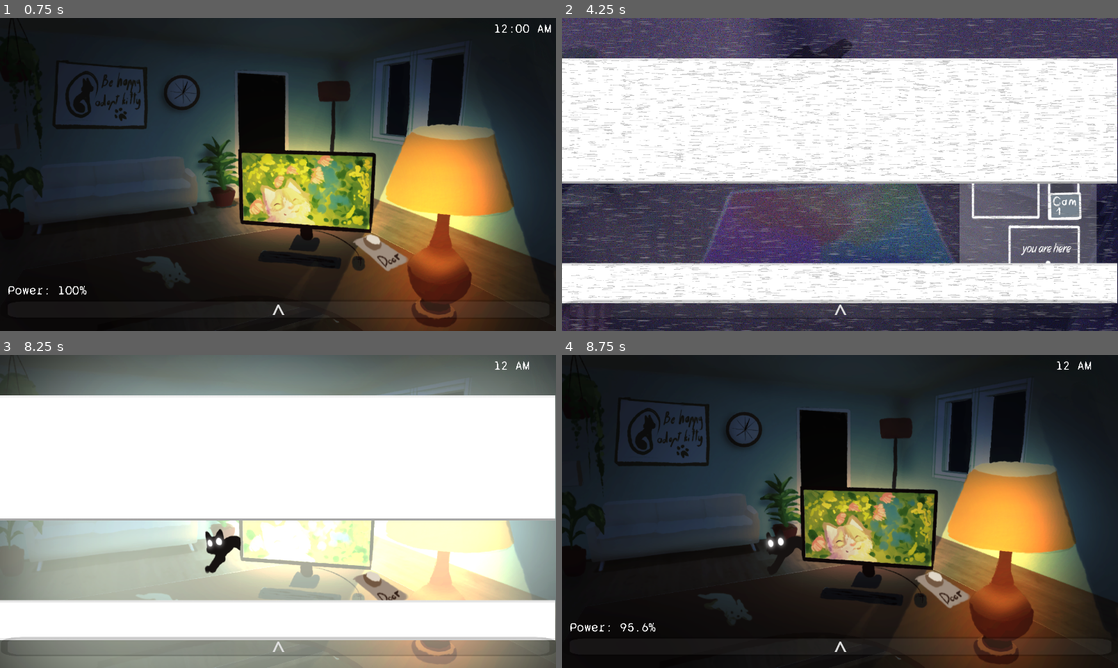
Above: before the commit, frames 1-4 (two rows, left to right).
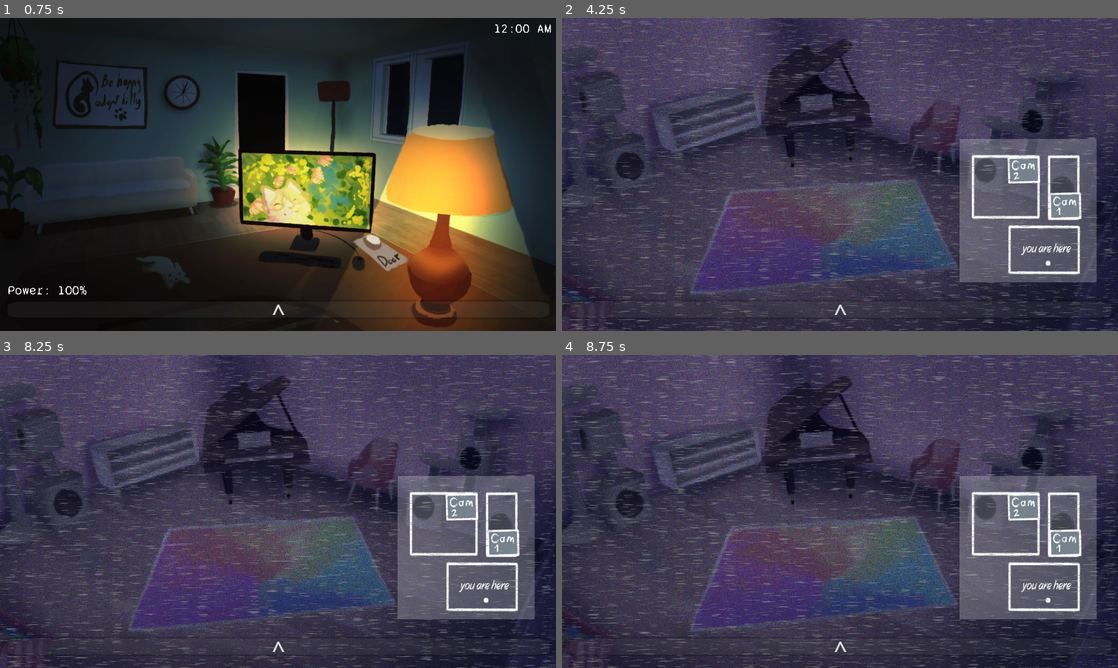
Above: after the commit, the same moments.

Repository: GrayAndWise/MeowsacreGame
Game: Godot game, scene res://office.tscn
Same seed, same stepped clock (60 frames per second), same inputs: the game is played once before the commit and once after it. This scene is started directly instead of the project's main scene.
Inputs (mouse positions are in pixels of both pictures, inside the frame that each line leads up to):
- Up to frame 1 (0.75 s): tap Enter at 0.5 s; move the mouse to (278, 312) at 0.52 s; press the mouse at (278, 312) at 0.53 s
- Up to frame 2 (4.25 s): move the mouse to (728, 190) at 1.27 s; release the mouse at (728, 190) at 1.28 s; click (728, 190) at 1.35 s; move the mouse to (895, 105) at 2.02 s; press the mouse at (895, 105) at 2.03 s; move the mouse to (812, 237) at 2.77 s; release the mouse at (812, 237) at 2.78 s; click (812, 237) at 2.85 s; move the mouse to (1006, 221) at 3.52 s; press the mouse at (1006, 221) at 3.53 s
- Up to frame 3 (8.25 s): move the mouse to (111, 464) at 4.27 s; release the mouse at (111, 464) at 4.28 s; click (111, 464) at 4.35 s; move the mouse to (305, 511) at 5.02 s; press the mouse at (305, 511) at 5.03 s; move the mouse to (194, 433) at 5.77 s; release the mouse at (194, 433) at 5.78 s; click (194, 433) at 5.85 s; move the mouse to (400, 495) at 6.52 s; press the mouse at (400, 495) at 6.53 s; move the mouse to (166, 527) at 7.27 s; release the mouse at (166, 527) at 7.28 s; click (166, 527) at 7.35 s; move the mouse to (333, 442) at 8.02 s; press the mouse at (333, 442) at 8.03 s
- Up to frame 4 (8.75 s): no input

Frame 1 is identical in both runs. In frame 2, 52% of the frame differs, in the area x 0-100%, y 12-92%; in frame 3, 98%, in the area x 0-100%, y 0-100%; in frame 4, 91%.

Commit message:
update 5.8
added basic win
implemented gameover
fixed bugs

Diff:
--- a/office.tscn
+++ b/office.tscn
@@ -56,6 +56,7 @@
 [ext_resource type="Texture2D" uid="uid://1q3m5sui0kay" path="res://textures/george/jumpscare/Untitled168_20260415213546.png" id="53_f5d21"]
 [ext_resource type="Texture2D" uid="uid://dwehenlsb0tln" path="res://textures/george/jumpscare/Untitled168_20260415213551.png" id="54_pulq8"]
 [ext_resource type="AudioStream" uid="uid://dkxe580phj3s3" path="res://audio/jumpscare.mp3" id="55_f2u8t"]
+[ext_resource type="AudioStream" uid="uid://b2idkloe0uugj" path="res://audio/whitenoise_static.wav" id="57_6rmj5"]
 
 [sub_resource type="SpriteFrames" id="SpriteFrames_wruqr"]
 animations = [{
@@ -495,6 +496,7 @@
 autoplay = true
 
 [node name="George" type="AnimatedSprite2D" parent="." unique_id=546064090]
+process_mode = 3
 z_index = 1
 sprite_frames = SubResource("SpriteFrames_1g0dp")
 centered = false
@@ -526,3 +528,8 @@
 
 [node name="TBA3" type="AnimatedSprite2D" parent="." unique_id=934631238]
 visible = false
+
+[node name="staticSound" type="AudioStreamPlayer2D" parent="." unique_id=1396119602]
+process_mode = 3
+stream = ExtResource("57_6rmj5")
+volume_db = -2.96
--- a/scripts/georgeLogic.gd
+++ b/scripts/georgeLogic.gd
@@ -4,7 +4,7 @@
 var doorOpen = false
 enum Room { CAM1, CAM2, OFFICE_DOOR }
 var currentRoom : Room = Room.CAM2
-var aiLevel : int = 15
+var aiLevel : int = 1
 var pathIndex : int = 0
 var path = [Room.CAM1, Room.CAM2, Room.OFFICE_DOOR]
 
@@ -56,24 +56,41 @@
 var jumpscaring: bool = false
 
 func checkJumpscare() -> void:
-	if $".".frame == 6 and !doorOpen and !jumpscaring:
-		jumpscaring = true
-		get_node("../CanvasLayer/Label").force_close_cameras()
-		$".".visible=true
-		$".".frame=0
-		$jumpscare.visible = true
-		$jumpscare.play()
-		await get_tree().create_timer(2).timeout
-		$jumpscaresound.play()
-		$"../doorButton".mouse_filter = Control.MOUSE_FILTER_IGNORE
-		$"../CanvasLayer/Label".visible=false
+	if currentRoom != Room.OFFICE_DOOR or doorOpen or jumpscaring:
+		return
+
+	await get_tree().create_timer(randf_range(0.7, 1.5)).timeout
+
+	if doorOpen:
+		return
+
+	jumpscaring = true
+	get_tree().paused = true  # lock everything
+
+	get_node("../CanvasLayer/Label").force_close_cameras()
+	$".".visible = true
+	$".".frame = 0
+	$jumpscare.visible = true
+	$jumpscare.play()
+
+	await get_tree().create_timer(2).timeout
+	$jumpscaresound.play()
+
+	await get_tree().create_timer(4).timeout
+
+	get_tree().paused = false
+	get_tree().change_scene_to_file("res://gameOver_screen.tscn")
 
 func updateVisibility(currentCam: int) -> void:
+	if jumpscaring:
+		$".".visible = true
+		return
+	if label == null or !label.cameras_open:
+		$".".visible = false
+		return
 	if currentRoom == Room.CAM1 and currentCam == 1:
 		$".".visible = true
 	elif currentRoom == Room.CAM2 and currentCam == 0:
-		$".".visible = true
-	elif currentRoom == Room.OFFICE_DOOR and currentCam == 1:
 		$".".visible = true
 	else:
 		$".".visible = false
@@ -84,3 +101,6 @@
 		$"../doorButton".texture.current_frame = 0
 		$"../doorButton".mouse_filter = Control.MOUSE_FILTER_IGNORE
 		doorOpen = false
+
+func win() -> void:
+	get_tree().change_scene_to_file("res://win.tscn")
--- a/scripts/time.gd
+++ b/scripts/time.gd
@@ -10,15 +10,15 @@
 
 
 func _ready() -> void:
-	$GameTimer.wait_time = 1.0
+	$GameTimer.wait_time = 1
 	$GameTimer.timeout.connect(_on_tick)
 	$GameTimer.start()
 
 func _on_tick() -> void:
 	time_seconds += 1
 
-	var drain = 0.05
-	if label.cameras_open: drain += 0.5
+	var drain = 0.125
+	if label.cameras_open: drain += 0.2
 	if george.doorOpen: drain += 0.5
 	power = max(power - drain, 0.0)
 
@@ -27,6 +27,9 @@
 
 	if power<=0:
 		george.force_toggle_door()
+	if time_seconds==360:
+		george.win()
+
 
 
 func get_time_string() -> String:
--- /dev/null
+++ b/scripts/win.gd
@@ -0,0 +1,12 @@
+extends Node2D
+
+
+# Called when the node enters the scene tree for the first time.
+func _ready() -> void:
+	await get_tree().create_timer(5).timeout
+	get_tree().change_scene_to_file("res://title.tscn")
+
+
+# Called every frame. 'delta' is the elapsed time since the previous frame.
+func _process(delta: float) -> void:
+	pass
--- a/title.tscn
+++ b/title.tscn
@@ -337,7 +337,7 @@
 mouse_filter = 0
 theme_override_fonts/font = ExtResource("28_m6auj")
 theme_override_font_sizes/font_size = 50
-text = "options"
+text = "Options"
 script = ExtResource("29_4l1ud")
 
 [node name="AudioStreamPlayer2D" type="AudioStreamPlayer2D" parent="gui" unique_id=381954550]
--- /dev/null
+++ b/win.tscn
@@ -0,0 +1,74 @@
+[gd_scene format=3 uid="uid://bfukgdfkl8wyy"]
+
+[ext_resource type="Script" uid="uid://8fjiubqrfr2v" path="res://scripts/win.gd" id="1_hgi8f"]
+[ext_resource type="FontFile" uid="uid://dp8s8why1dwkv" path="res://fonts/SyneMono-Regular.ttf" id="1_wao2c"]
+
+[sub_resource type="Animation" id="Animation_vivnb"]
+length = 5.0
+tracks/0/type = "value"
+tracks/0/imported = false
+tracks/0/enabled = true
+tracks/0/path = NodePath(".:modulate")
+tracks/0/interp = 1
+tracks/0/loop_wrap = true
+tracks/0/keys = {
+"times": PackedFloat32Array(0),
+"transitions": PackedFloat32Array(1),
+"update": 0,
+"values": [Color(1, 1, 1, 1)]
+}
+
+[sub_resource type="Animation" id="Animation_ud8no"]
+resource_name = "fade_out"
+length = 2.9666667
+tracks/0/type = "value"
+tracks/0/imported = false
+tracks/0/enabled = true
+tracks/0/path = NodePath(".:modulate")
+tracks/0/interp = 1
+tracks/0/loop_wrap = true
+tracks/0/keys = {
+"times": PackedFloat32Array(0.033333335, 1.9666667, 2.9666667),
+"transitions": PackedFloat32Array(1, 1, 1),
+"update": 0,
+"values": [Color(1, 1, 1, 1), Color(1, 1, 1, 1), Color(1, 1, 1, 0)]
+}
+
+[sub_resource type="AnimationLibrary" id="AnimationLibrary_hgi8f"]
+_data = {
+&"RESET": SubResource("Animation_vivnb"),
+&"fade_out": SubResource("Animation_ud8no")
+}
+
+[node name="winscene" type="Node2D" unique_id=862132168]
+script = ExtResource("1_hgi8f")
+
+[node name="background" type="CanvasLayer" parent="." unique_id=939194664]
+layer = -128
+
+[node name="ColorRect" type="ColorRect" parent="background" unique_id=385117452]
+anchors_preset = 15
+anchor_right = 1.0
+anchor_bottom = 1.0
+grow_horizontal = 2
+grow_vertical = 2
+color = Color(0, 0, 0, 1)
+metadata/_edit_lock_ = true
+
+[node name="Label" type="Label" parent="background" unique_id=2091685065]
+z_index = 1
+offset_left = -1.0
+offset_top = -50.0
+offset_right = 1322.0
+offset_bottom = 739.0
+size_flags_vertical = 1
+theme_override_fonts/font = ExtResource("1_wao2c")
+theme_override_font_sizes/font_size = 35
+text = "you win yay yaya"
+horizontal_alignment = 1
+vertical_alignment = 1
+metadata/_edit_use_anchors_ = true
+
+[node name="AnimationPlayer" type="AnimationPlayer" parent="background/Label" unique_id=1609584171]
+libraries/ = SubResource("AnimationLibrary_hgi8f")
+autoplay = &"fade_out"
Not shown: 1 places in gameOver_screen.tscn that only renumber resources
Not shown, added: scripts/win.gd.uid
